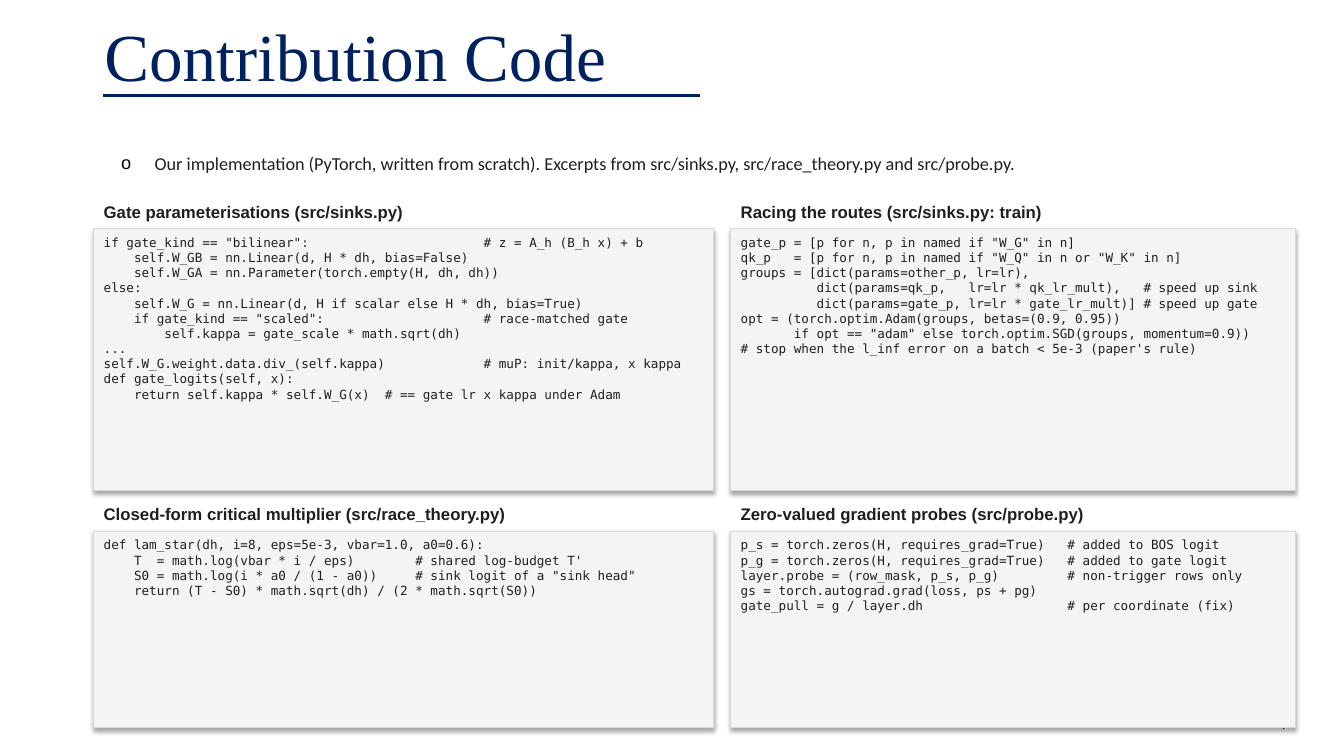
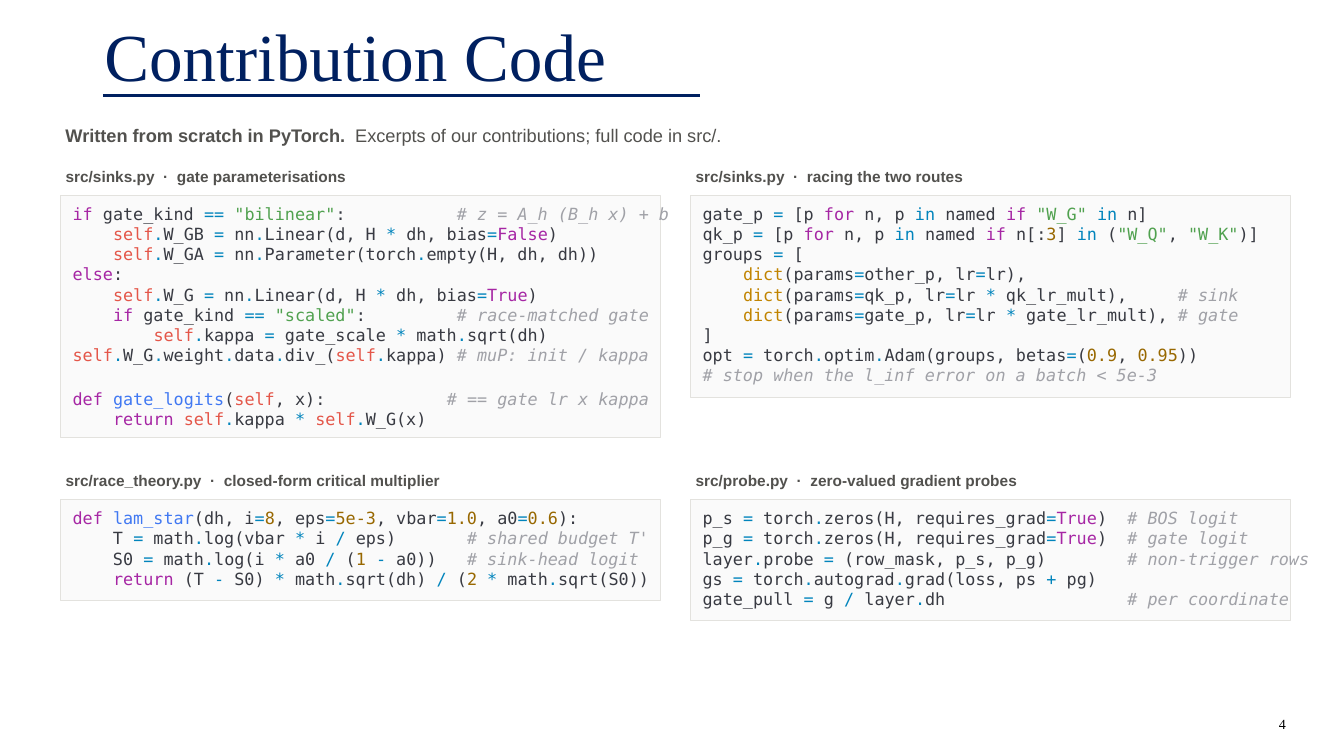
Before and after one commit to Adityakariwal/fllm-final-project, a slide deck: slide 4 of ppt/G28_presentation.pptx. Drawn at 1344x756 pixels with LibreOffice and Linux fonts; fonts in the diff are those of the drawing. Boxes give left, top, right and bottom in pixels: in the first picture for what was removed or moved away, otherwise in the second. Text is boxed around its words. In the diff, an @@ line names an element or a change of style, - is before the commit and + after.

```diff
--- a/ppt/G28_presentation.pptx
+++ b/ppt/G28_presentation.pptx
@@ text at [65,129,721,146]: text changed; font Calibri to Arial; text colour #1F1F1F to #52514E @@
-o Our implementation (PyTorch, written from scratch). Excerpts from src/sinks.py, src/race_theory.py and src/probe.py.
+Written from scratch in PyTorch. Excerpts of our contributions; full code in src/.
@@ text at [66,171,346,185]: text changed; size 12 to 11 pt; text colour #1F1F1F to #52514E @@
-Gate parameterisations (src/sinks.py)
+src/sinks.py · gate parameterisations
@@ text at [696,171,963,185]: text changed; size 12 to 11 pt; text colour #1F1F1F to #52514E @@
-Racing the routes (src/sinks.py: train)
+src/sinks.py · racing the two routes
@@ rectangle "if gate_kind == "bilinear": # ...": place and size @@
-rectangle "if gate_kind == "bilinear": # ..." at [94,229,714,491]
+rectangle "if gate_kind == "bilinear": # ..." at [60,196,660,438]
@@ text in rectangle at [73,207,669,345]: size 9 to 12 pt in "if gate_kind == "bilinear": # z = ...", "self.W_GB = nn.Linear(d, H * dh, bias=False)", "self.W_GA = nn.Parameter(torch.empty(H, dh, dh))", "else:" and 2 more places; text colour #1F1F1F to #A626A4 in "if", "bias=False)", "else:", "if"; text colour #1F1F1F to #383A42 in "gate_kind "bilinear":", "self.W_GB nn.Linear(d, H dh, bias=False)", "self.W_GA nn.Parameter(torch.empty(H, dh, dh))", "else:" and 2 more places; text colour #1F1F1F to #0184BC in "==", "self.W_GB = nn.Linear(d, * bias=False)", "self.W_GA = nn.Parameter(torch.empty(H,", "==" and 1 more places; text colour #1F1F1F to #50A14F in ""bilinear":", ""scaled":"; text colour #1F1F1F to #A0A1A7, italic on in "# z = A_h (B_h x) + ...", "# race-matched gate"; text colour #1F1F1F to #E45649 in "self.W_GB", "self.W_GA", "self.kappa" @@
@@ fill #F4F4F2 to #FAFAFA; outline #D9D8D4 0.75 pt to #E3E2DE 0.75 pt; shadow off in 4 elements at [60,196,660,438], [691,500,1291,621], [60,500,660,601], [691,196,1291,397] @@
@@ rectangle "gate_p = [p for n, ...": place and size @@
-rectangle "gate_p = [p for n, ..." at [731,229,1296,491]
+rectangle "gate_p = [p for n, ..." at [691,196,1291,397]
@@ text in rectangle at [703,207,1147,224]: size 9 to 12 pt in "gate_p = [p for n, p in ..."; text colour #1F1F1F to #383A42 in "gate_p [p n, p named n]"; text colour #1F1F1F to #0184BC in "= in in"; text colour #1F1F1F to #A626A4 in "for if"; text colour #1F1F1F to #50A14F in ""W_G"" @@
@@ text in rectangle at [703,227,1259,385]: text changed; size 9 to 12 pt; text colour #1F1F1F to #383A42 @@
-qk_p = [p for n, p in named if "W_Q" in n or "W_K" in n]
-groups = [dict(params=other_p, lr=lr),
-dict(params=qk_p, lr=lr * qk_lr_mult), # speed up sink
-dict(params=gate_p, lr=lr * gate_lr_mult)] # speed up gate
-opt = (torch.optim.Adam(groups, betas=(0.9, 0.95))
-if opt == "adam" else torch.optim.SGD(groups, momentum=0.9))
-# stop when the l_inf error on a batch < 5e-3 (paper's rule)
+qk_p = [p for n, p in named if n[:3] in ("W_Q", "W_K")]
+groups = [
+dict(params=other_p, lr=lr),
+dict(params=qk_p, lr=lr * qk_lr_mult), # sink
+dict(params=gate_p, lr=lr * gate_lr_mult), # gate
+]
+opt = torch.optim.Adam(groups, betas=(0.9, 0.95))
+# stop when the l_inf error on a batch < 5e-3
@@ text in rectangle at [113,288,538,305]: text changed; size 9 to 12 pt; text colour #1F1F1F to #383A42 @@
-self.W_G = nn.Linear(d, H if scalar else H * dh, bias=True)
+self.W_G = nn.Linear(d, H * dh, bias=True)
@@ text in rectangle at [73,348,648,429]: text changed; size 9 to 12 pt; text colour #1F1F1F to #383A42 @@
-...
-self.W_G.weight.data.div_(self.kappa) # muP: init/kappa, x kappa
-def gate_logits(self, x):
-return self.kappa * self.W_G(x) # == gate lr x kappa under Adam
+self.W_G.weight.data.div_(self.kappa) # muP: init / kappa
+def gate_logits(self, x): # == gate lr x kappa
+return self.kappa * self.W_G(x)
@@ text at [66,475,439,489]: text changed; size 12 to 11 pt; text colour #1F1F1F to #52514E @@
-Closed-form critical multiplier (src/race_theory.py)
+src/race_theory.py · closed-form critical multiplier
@@ text at [696,475,1016,489]: text changed; size 12 to 11 pt; text colour #1F1F1F to #52514E @@
-Zero-valued gradient probes (src/probe.py)
+src/probe.py · zero-valued gradient probes
@@ rectangle "def lam_star(dh, i=8, eps=5e-3, vbar=1.0, ...": place and size @@
-rectangle "def lam_star(dh, i=8, eps=5e-3, vbar=1.0, ..." at [94,531,714,728]
+rectangle "def lam_star(dh, i=8, eps=5e-3, vbar=1.0, ..." at [60,500,660,601]
@@ rectangle "p_s = torch.zeros(H, requires_grad=True) # ...": place and size @@
-rectangle "p_s = torch.zeros(H, requires_grad=True) # ..." at [731,531,1296,728]
+rectangle "p_s = torch.zeros(H, requires_grad=True) # ..." at [691,500,1291,621]
@@ text in rectangle at [73,511,648,589]: size 9 to 12 pt in "def lam_star(dh, i=8, eps=5e-3, vbar=1.0, a0=0.6):", "return (T - S0) * math.sqrt(dh) / ..."; text colour #1F1F1F to #A626A4 in "def", "return"; text colour #1F1F1F to #4078F2 in "lam_star(dh,"; text colour #1F1F1F to #383A42 in "lam_star(dh, i=8, eps=5e-3, vbar=1.0, a0=0.6):", "(T S0) math.sqrt(dh) (2 math.sqrt(S0))"; text colour #1F1F1F to #0184BC in "i=8, eps=5e-3, vbar=1.0, a0=0.6):", "- * math.sqrt(dh) / * math.sqrt(S0))"; text colour #1F1F1F to #986801 in "i=8, eps=5e-3, vbar=1.0, a0=0.6):", "(2" @@
@@ text in rectangle at [113,531,649,569]: text changed; size 9 to 12 pt; text colour #1F1F1F to #383A42 @@
-T = math.log(vbar * i / eps) # shared log-budget T'
-S0 = math.log(i * a0 / (1 - a0)) # sink logit of a "sink head"
+T = math.log(vbar * i / eps) # shared budget T'
+S0 = math.log(i * a0 / (1 - a0)) # sink-head logit
@@ text in rectangle at [703,511,1107,569]: text changed; size 9 to 12 pt; text colour #1F1F1F to #383A42 @@
-p_s = torch.zeros(H, requires_grad=True) # added to BOS logit
-p_g = torch.zeros(H, requires_grad=True) # added to gate logit
-layer.probe = (row_mask, p_s, p_g) # non-trigger rows only
+p_s = torch.zeros(H, requires_grad=True) # BOS logit
+p_g = torch.zeros(H, requires_grad=True) # gate logit
+layer.probe = (row_mask, p_s, p_g) # non-trigger rows
@@ text in rectangle at [703,592,1289,609]: text changed; size 9 to 12 pt; text colour #1F1F1F to #383A42 @@
-gate_pull = g / layer.dh # per coordinate (fix)
+gate_pull = g / layer.dh # per coordinate
@@ text in rectangle at [703,572,1097,589]: size 9 to 12 pt in "gs = torch.autograd.grad(loss, ps + pg)"; text colour #1F1F1F to #383A42 in "gs torch.autograd.grad(loss, ps pg)"; text colour #1F1F1F to #0184BC in "= torch.autograd.grad(loss, +" @@
```
Also in this commit, not shown: 5 other slides changed, 5 other files.
